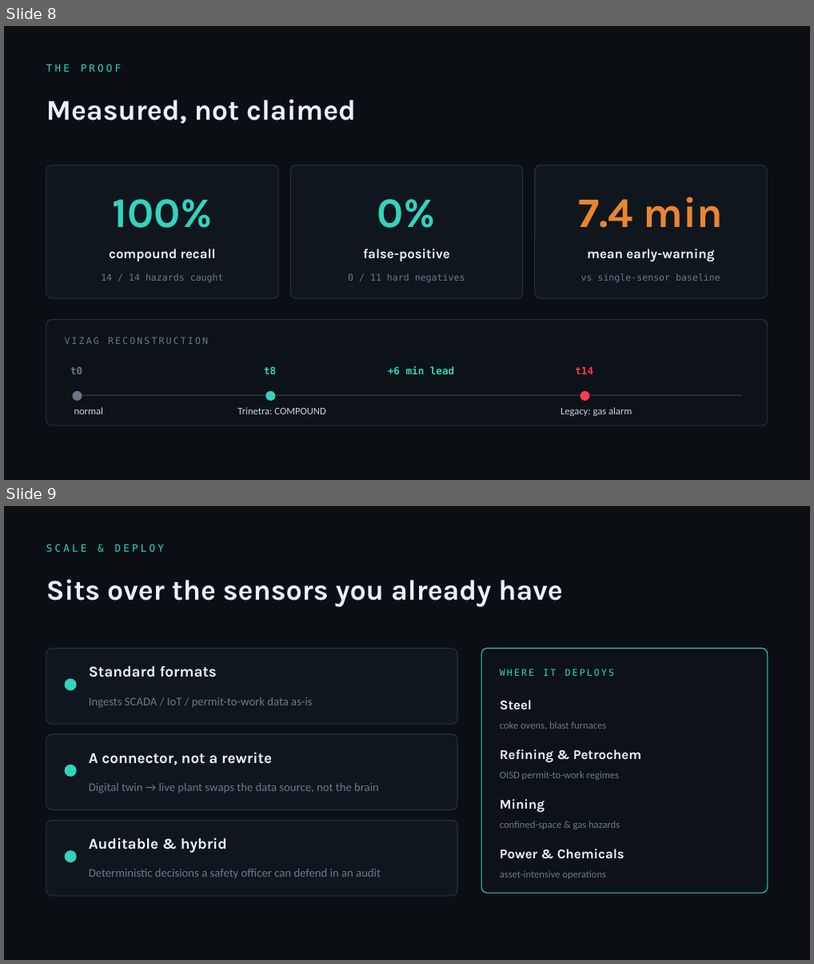
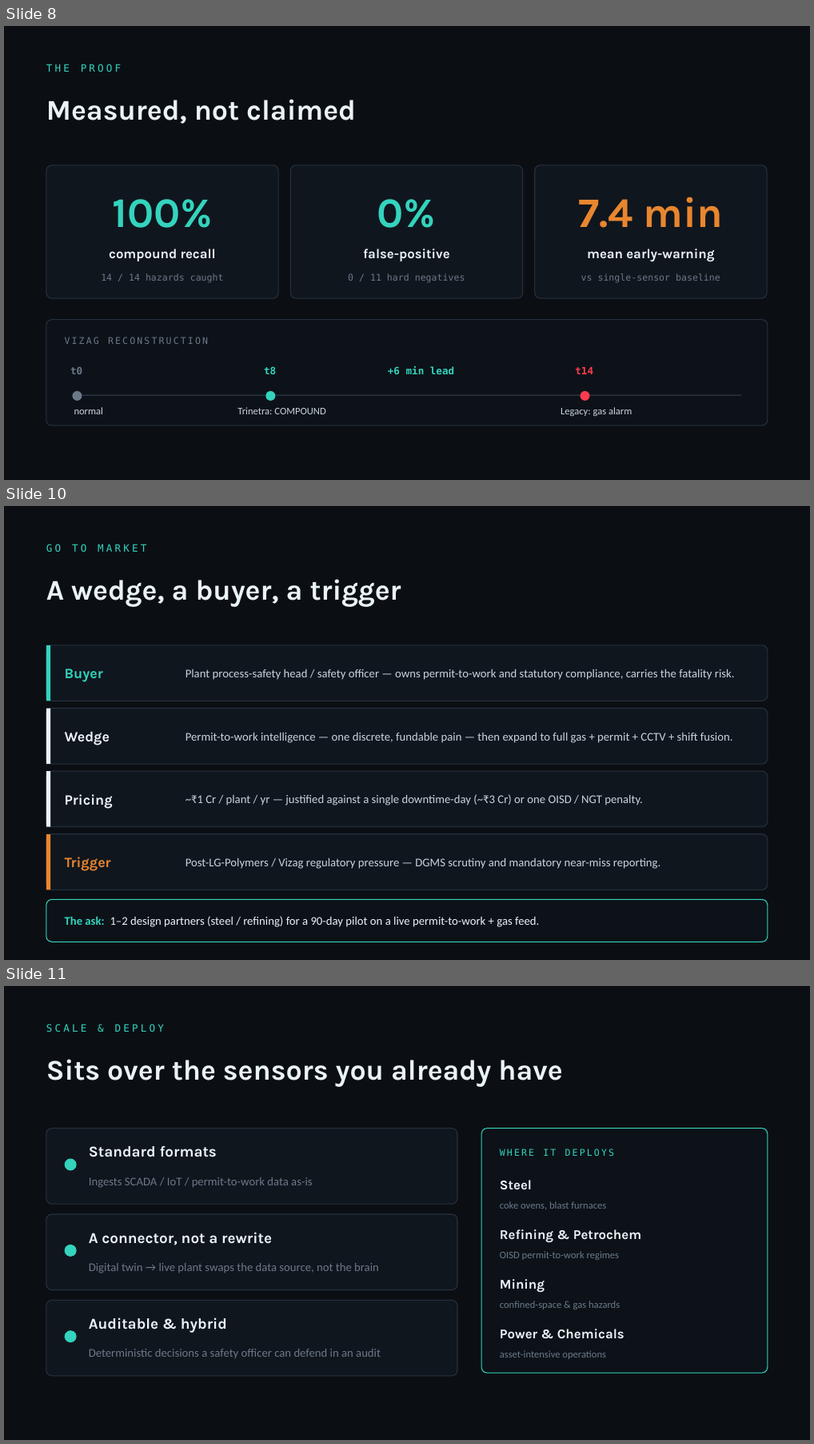
Before and after one commit to SaudSatopay/trinetra, a slide deck: docs/Trinetra_Deck.pptx. Shown one above the other, each under a label of ours: slides 8 and 9 before the commit, slides 8, 10 and 11 after it; the slides between them are not shown. The pictures are 814x964 and 814x1444 pixels, drawn with LibreOffice and Linux fonts; fonts in the diff are those of the drawing. Boxes give left, top, right and bottom in pixels: in the first picture for what was removed or moved away, otherwise in the second. Text is boxed around its words. In the diff, an @@ line names an element or a change of style, - is before the commit and + after.

Commit message:
Reframe ROI as expected value + add business / GTM / architecture slides
Replace the 116x-per-incident framing with the expected-annual-value model a
serious buyer underwrites: per-incident avoided loss x a conservative event
frequency, with a sensitivity band and a recurring insurance-premium lever.

- impact.py: EV model (anchor 1-in-15-yr -> ~8x; 3.9x-14.4x sensitivity band;
  net Rs 6.7 Cr/yr) plus an insurance-premium reduction (Rs 0.4-1.2 Cr/yr) that
  offsets the platform cost incident or not; per-incident Rs 115.5 Cr retained
- response modal: show EV ROI + sensitivity + insurance offset, not 116x
- deck: new Business Impact (EV), Go-To-Market (buyer / wedge / pricing /
  regulatory trigger + design-partner ask), and Reference Architecture
  (OPC-UA / MQTT -> edge -> engine -> HMI; ~10k tags @ 1 Hz, O(zones)) slides
- demo script: ROI answer reframed to expected value

```diff
--- a/docs/Trinetra_Deck.pptx
+++ b/docs/Trinetra_Deck.pptx
@@ slide 10 added at bbox=[4, 506, 810, 960], background #0B0F14 @@
@@ text added at bbox=[46, 544, 146, 552], 12 pt, text #34D3BD @@
+GO TO MARKET
@@ text added at bbox=[46, 579, 402, 607], 34 pt, text #EAF2FA, bold @@
+A wedge, a buyer, a trigger
@@ rounded rectangle added at bbox=[46, 645, 768, 700], fill #10161E, outline #26313E 1 pt @@
@@ rectangle added at bbox=[46, 645, 50, 700], fill #34D3BD @@
@@ text added at bbox=[65, 668, 103, 682], 17 pt, text #34D3BD, bold @@
+Buyer
@@ text added at bbox=[186, 668, 735, 680], 14 pt, text #C8D3DE @@
+Plant process-safety head / safety officer — owns permit-to-work and statutory compliance, carries the fatality risk.
@@ rounded rectangle added at bbox=[46, 708, 768, 764], fill #10161E, outline #26313E 1 pt @@
@@ rectangle added at bbox=[46, 708, 50, 764], fill #EAF2FA @@
@@ text added at bbox=[65, 731, 110, 745], 17 pt, text #EAF2FA, bold @@
+Wedge
@@ text added at bbox=[186, 732, 734, 743], 14 pt, text #C8D3DE @@
+Permit-to-work intelligence — one discrete, fundable pain — then expand to full gas + permit + CCTV + shift fusion.
@@ rounded rectangle added at bbox=[46, 771, 768, 827], fill #10161E, outline #26313E 1 pt @@
@@ rectangle added at bbox=[46, 771, 50, 827], fill #EAF2FA @@
@@ text added at bbox=[65, 794, 113, 808], 17 pt, text #EAF2FA, bold @@
+Pricing
@@ text added at bbox=[186, 794, 643, 805], 14 pt, text #C8D3DE @@
+~₹1 Cr / plant / yr — justified against a single downtime-day (~₹3 Cr) or one OISD / NGT penalty.
@@ rounded rectangle added at bbox=[46, 834, 768, 889], fill #10161E, outline #26313E 1 pt @@
@@ rectangle added at bbox=[46, 834, 50, 889], fill #E8862F @@
@@ text added at bbox=[65, 856, 111, 871], 17 pt, text #E8862F, bold @@
+Trigger
@@ text added at bbox=[186, 857, 661, 868], 14 pt, text #C8D3DE @@
+Post-LG-Polymers / Vizag regulatory pressure — DGMS scrutiny and mandatory near-miss reporting.
@@ rounded rectangle added at bbox=[46, 900, 768, 941], fill #0C1218, outline #34D3BD 1 pt @@
@@ text added at bbox=[65, 916, 539, 927], 14 pt, text #EAF2FA @@
+The ask: 1–2 design partners (steel / refining) for a 90-day pilot on a live permit-to-work + gas feed.
@@ what was slide 9 is now slide 11 @@
```
Also in this commit, not shown: 1 slide changed, 2 other slides added, 4 other files.
